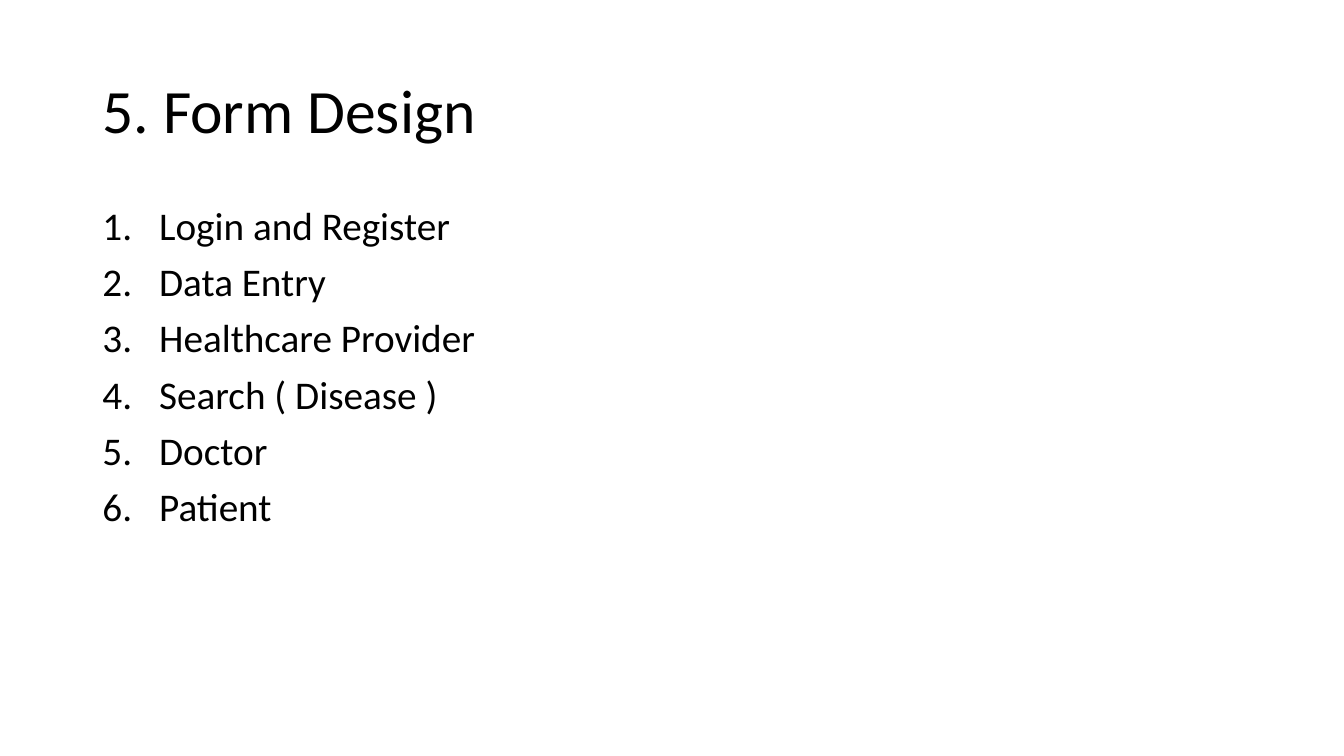
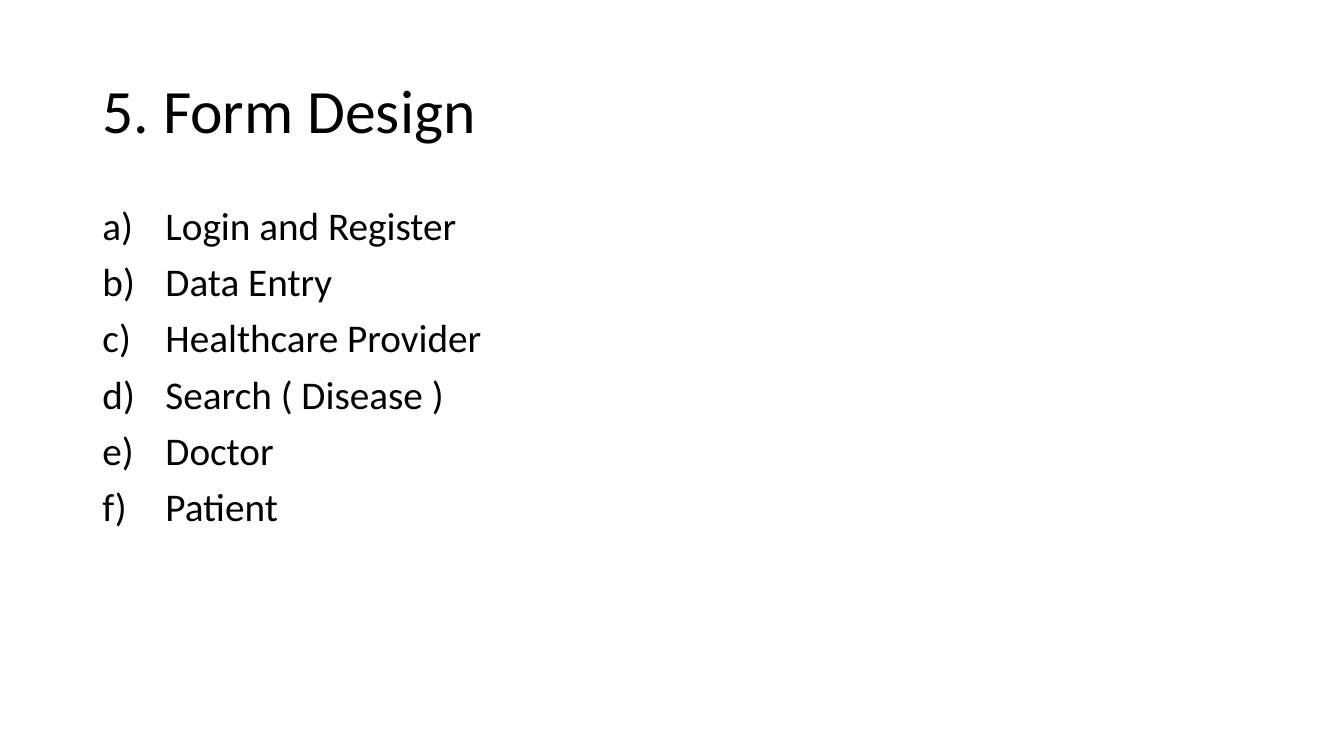
Before and after one commit to BanlyTong/java-project, a slide deck: slide 7 of Slide/Healthcare Service.pptx. Drawn at 1344x756 pixels with LibreOffice and Linux fonts; fonts in the diff are those of the drawing. Boxes give left, top, right and bottom in pixels: in the first picture for what was removed or moved away, otherwise in the second. Text is boxed around its words. In the diff, an @@ line names an element or a change of style, - is before the commit and + after.

```diff
--- a/Slide/Healthcare Service.pptx
+++ b/Slide/Healthcare Service.pptx
@@ text "Login and Register" at box(165, 212, 481, 522): bullet 1. to a) @@
```
Also in this commit, not shown: 9 other slides changed.
